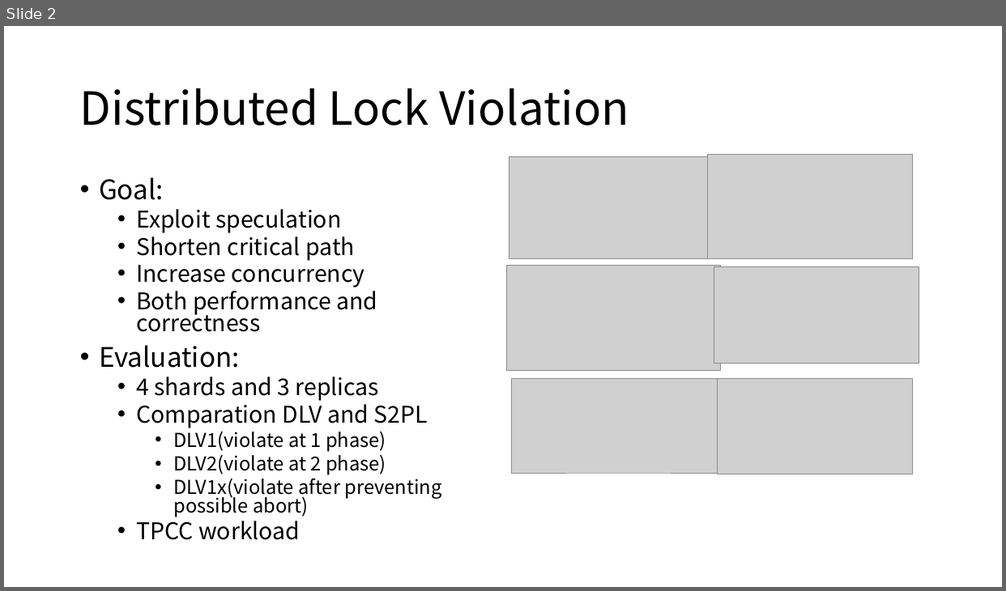
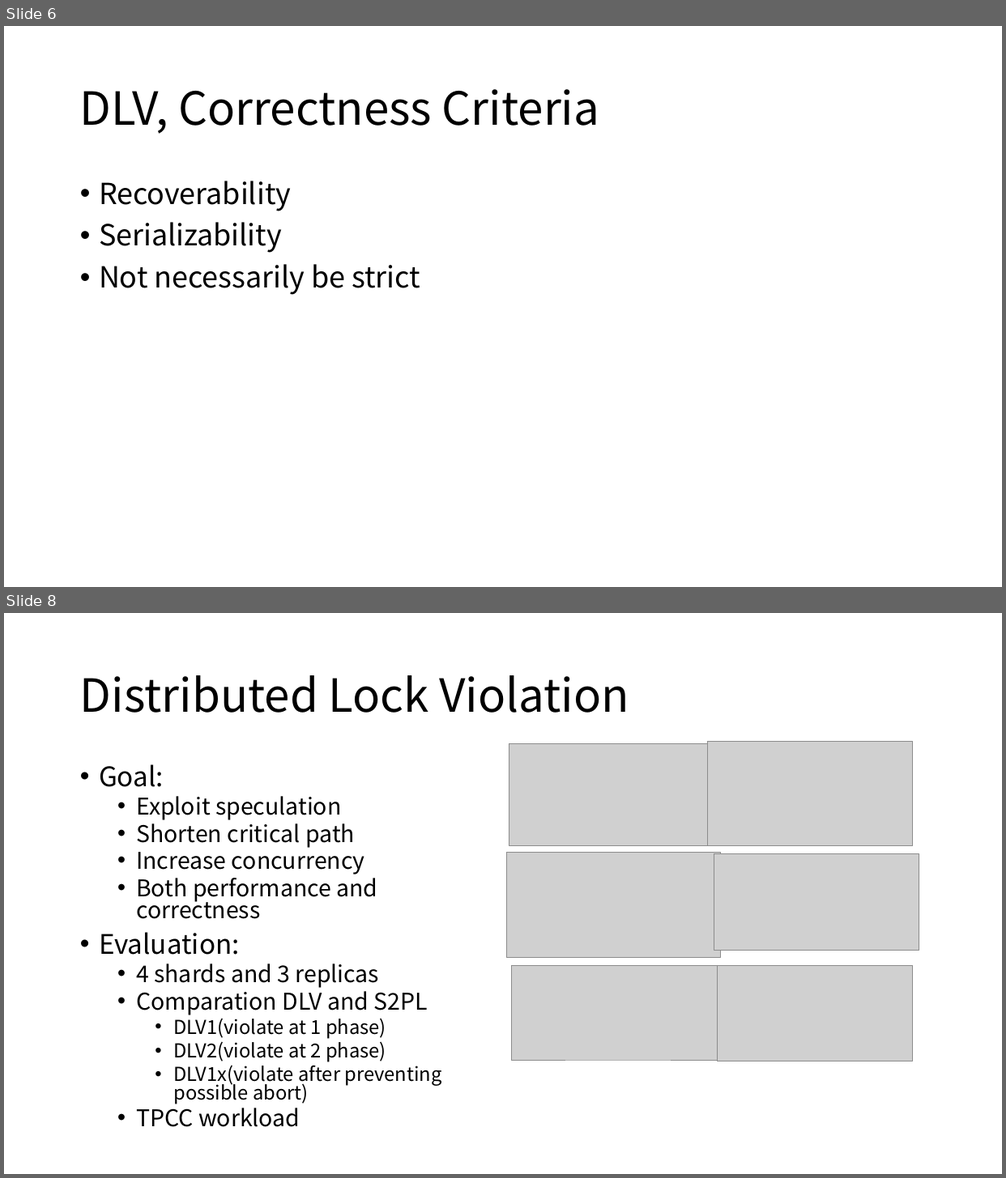
Before and after one commit to ybbh/dlv, a slide deck: figure/DLV.pptx. Shown one above the other, each under a label of ours: slide 2 before the commit, slides 6 and 8 after it; the slides between them are not shown. The pictures are 1006x591 and 1006x1178 pixels, drawn with LibreOffice and Linux fonts; fonts in the diff are those of the drawing; grey boxes stand for pictures. Boxes give left, top, right and bottom in pixels: in the first picture for what was removed or moved away, otherwise in the second. Text is boxed around its words. In the diff, an @@ line names an element or a change of style, - is before the commit and + after.

```diff
--- a/figure/DLV.pptx
+++ b/figure/DLV.pptx
@@ slide 6 added at (4, 26, 1002, 587), background #FFFFFF @@
@@ title added at (80, 89, 599, 134), 44 pt, text #000000 @@
+DLV, Correctness Criteria
@@ text added at (99, 181, 420, 295), 28 pt, text #000000 @@
+• Recoverability
+• Serializability
+• Not necessarily be strict
@@ what was slide 2 is now slide 8 @@
```
Also in this commit, not shown: 9 other slides added, 1 slide removed, 2 other files.
